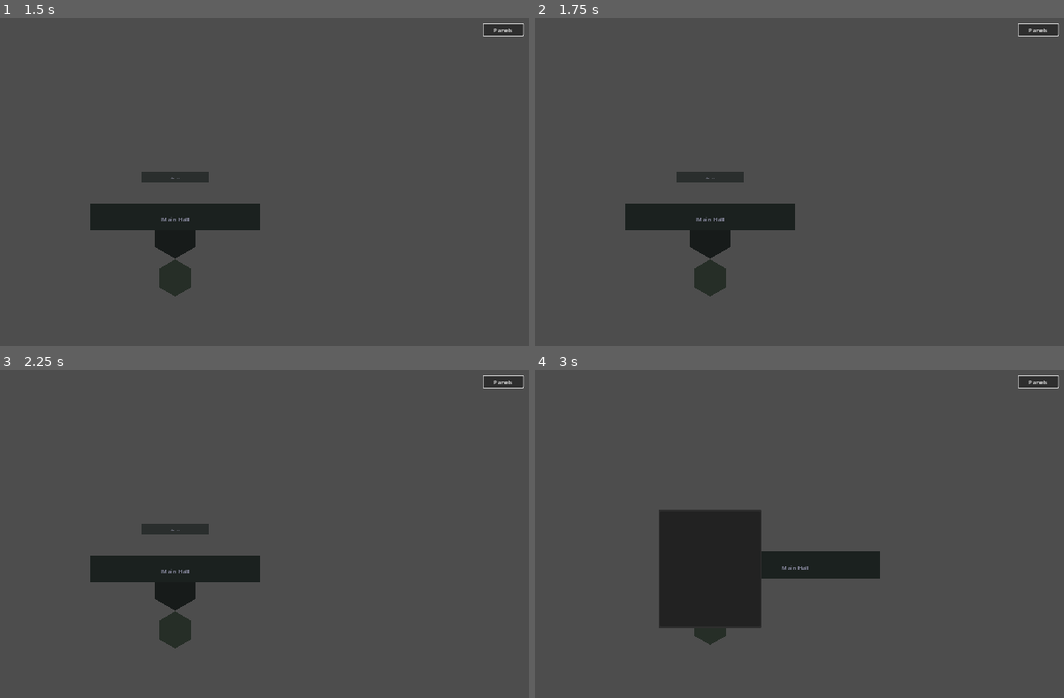
Above: before the commit, frames 1-4 (two rows, left to right).
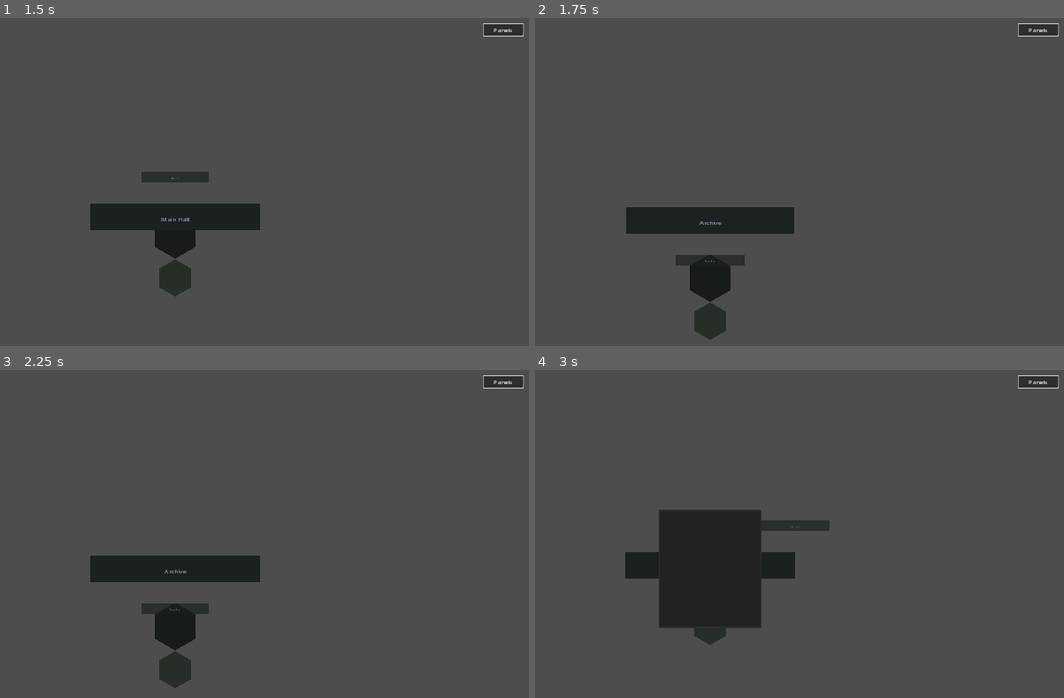
Above: after the commit, the same moments.

Repository: Kiriketsuki/agenKic-orKistrator
Game: Godot game, scene res://scenes/main.tscn
Same seed, same stepped clock (60 frames per second), same inputs: the game is played once before the commit and once after it.
Inputs (mouse positions are in pixels of both pictures, inside the frame that each line leads up to):
- Up to frame 1 (1.5 s): click "Panels" at 0.5 s; tap Enter at 1.25 s; move the mouse to (333, 198) at 1.27 s; hold E (rotate_right) from 1.28 s (still down); tap 1 at 1.35 s; click (333, 198) at 1.42 s
- Up to frame 2 (1.75 s): keep holding E (rotate_right); tap 9 at 1.55 s
- Up to frame 3 (2.25 s): release E (rotate_right) at 2 s; drag from (31, 589) to (137, 648) at 2.02 s
- Up to frame 4 (3 s): tap Space at 2.75 s; move the mouse to (778, 481) at 2.77 s; hold E (rotate_right) from 2.78 s (still down); hold S (scroll_down) from 2.78 s (still down)

Frame 1 is identical in both runs. In frame 2, 2.7% of the frame differs, in the area x 17-50%, y 46-99%; in frame 3, 2.0%; in frame 4, 2.3%.

Commit message:
feat(t12): TowerManager focus/floors signals + jump_to_floor API
Adds floor_focus_changed and floors_changed signals, jump_to_floor()
camera-jump primitive, and read accessors (get_floor_count,
get_focus_index, get_floor_infos) so the minimap and floor tabs can
stay in sync with W/S scroll and agent lifecycle events without
polling. FloorScene gains get_agent_count()/get_active_count() to
back activity color and badge counts. Adds number-key (1-9) floor
navigation to TowerManager._unhandled_input.

Refs #116

Diff:
--- a/godot/scripts/tower/floor_scene.gd
+++ b/godot/scripts/tower/floor_scene.gd
@@ -7,6 +7,10 @@
 signal agent_unhovered(agent_id: String)
 
 const AGENT_CHARACTER_SCENE: PackedScene = preload("res://scenes/agent_character.tscn")
+
+## Active states — matches BridgeData.AgentData's doc-comment vocabulary.
+## Idle and crashed agents read as dim on the minimap/badges.
+const ACTIVE_STATES: Array[String] = ["assigned", "working", "reporting"]
 
 enum FloorState { ACTIVE, LINGERING, DISSOLVING }
 
@@ -102,6 +106,20 @@
 	_rebuild_interior()
 
 
+## Total agents assigned to this floor, across all edges.
+func get_agent_count() -> int:
+	return _agent_slots.size()
+
+
+## Agents on this floor currently in an active state (assigned/working/reporting).
+func get_active_count() -> int:
+	var count: int = 0
+	for slot: Dictionary in _agent_slots:
+		if slot.get("state", "idle") in ACTIVE_STATES:
+			count += 1
+	return count
+
+
 func get_agent_count_on_edge(edge: int) -> int:
 	var count: int = 0
 	for slot: Dictionary in _agent_slots:
--- a/godot/scripts/tower/tower_manager.gd
+++ b/godot/scripts/tower/tower_manager.gd
@@ -4,6 +4,8 @@
 signal agent_panel_requested(agent_id: String)
 signal agent_hover_requested(agent_id: String)
 signal agent_unhover_requested(agent_id: String)
+signal floor_focus_changed(index: int)
+signal floors_changed()
 
 const FLOOR_SCENE: PackedScene = preload("res://scenes/floor_scene.tscn")
 const FOCUSED_SCALE: float = 1.0
@@ -85,6 +87,12 @@
 				else:
 					_scroll_focus(-1)
 				get_viewport().set_input_as_handled()
+	elif event is InputEventKey:
+		var k: InputEventKey = event as InputEventKey
+		if k.pressed and not k.echo and not k.ctrl_pressed and not k.alt_pressed and not k.meta_pressed \
+				and k.keycode >= KEY_1 and k.keycode <= KEY_9:
+			jump_to_floor(k.keycode - KEY_1)
+			get_viewport().set_input_as_handled()
 
 
 func _spawn_permanent_floors() -> void:
@@ -179,6 +187,7 @@
 	_scroll_tween.tween_property(_camera, "position:y", target_y, 0.3).set_trans(Tween.TRANS_BACK).set_ease(Tween.EASE_OUT)
 	_scroll_tween.tween_callback(_on_scroll_tween_finished)
 	_apply_fisheye_layout()
+	floor_focus_changed.emit(_focused_index)
 
 
 func _on_scroll_tween_finished() -> void:
@@ -197,6 +206,50 @@
 	tween.tween_property(_camera, "position:y", overshoot_y, 0.15).set_trans(Tween.TRANS_QUAD).set_ease(Tween.EASE_OUT)
 	tween.tween_property(_camera, "position:y", original_y, 0.2).set_trans(Tween.TRANS_BACK).set_ease(Tween.EASE_OUT)
 	tween.tween_callback(func() -> void: _is_overscrolling = false)
+
+
+## Jumps focus directly to `index` (clamped to valid range), reusing the same
+## camera-tween + fisheye path as W/S scroll so minimap/tab clicks and number
+## keys stay perfectly in sync with manual scrolling.
+func jump_to_floor(index: int) -> void:
+	if _floors.is_empty():
+		return
+	var target: int = clampi(index, 0, _floors.size() - 1)
+	_input_queue.clear()
+	_is_overscrolling = false
+	if target == _focused_index:
+		return
+	_focused_index = target
+	_do_scroll_tween()
+
+
+## Number of floors currently in the tower.
+func get_floor_count() -> int:
+	return _floors.size()
+
+
+## Index of the currently focused floor.
+func get_focus_index() -> int:
+	return _focused_index
+
+
+## Ordered bottom→top snapshot of floor data for the minimap/floor-tabs UI.
+func get_floor_infos() -> Array[Dictionary]:
+	var infos: Array[Dictionary] = []
+	for i: int in range(_floors.size()):
+		var floor_node: Node2D = _floors[i]
+		var label: String = floor_node.floor_label if floor_node.floor_label != "" else floor_node.floor_name
+		var agent_count: int = floor_node.get_agent_count() if floor_node.has_method("get_agent_count") else 0
+		var active_count: int = floor_node.get_active_count() if floor_node.has_method("get_active_count") else 0
+		infos.append({
+			"index": i,
+			"name": floor_node.get_meta("floor_name", ""),
+			"label": label,
+			"agent_count": agent_count,
+			"active_count": active_count,
+			"is_permanent": floor_node.is_permanent,
+		})
+	return infos
 
 
 func _zoom(amount: float) -> void:
@@ -244,6 +297,7 @@
 	_apply_fisheye_layout()
 	_update_tower_frame()
 	_sync_tower_exterior()
+	floors_changed.emit()
 
 
 func _on_floor_removed(floor_name: String) -> void:
@@ -258,6 +312,8 @@
 				_layout_floors()
 				_update_tower_frame()
 				_apply_fisheye_layout()
+				floors_changed.emit()
+				floor_focus_changed.emit(_focused_index)
 			)
 			return
 
@@ -280,6 +336,7 @@
 	for floor_node: Node2D in _floors:
 		if floor_node.get_meta("floor_name", "") == floor_name:
 			floor_node.update_agent_state(agent_id, new_state)
+			floors_changed.emit()
 			return
 
 
@@ -300,11 +357,13 @@
 					if is_instance_valid(floor_node):
 						floor_node.remove_agent_slot(agent_id)
 					_agent_assignments.erase(agent_id)
+					floors_changed.emit()
 				)
 			else:
 				# Agent is on a non-active edge — remove immediately.
 				floor_node.remove_agent_slot(agent_id)
 				_agent_assignments.erase(agent_id)
+				floors_changed.emit()
 			return
 	_agent_assignments.erase(agent_id)
 
@@ -340,6 +399,7 @@
 			floor_node.add_agent_slot(agent_id, edge_index, character_class, provider)
 			if floor_node.get_floor_state() == floor_node.FloorState.LINGERING:
 				floor_node.reactivate()
+			floors_changed.emit()
 			return
 
 
